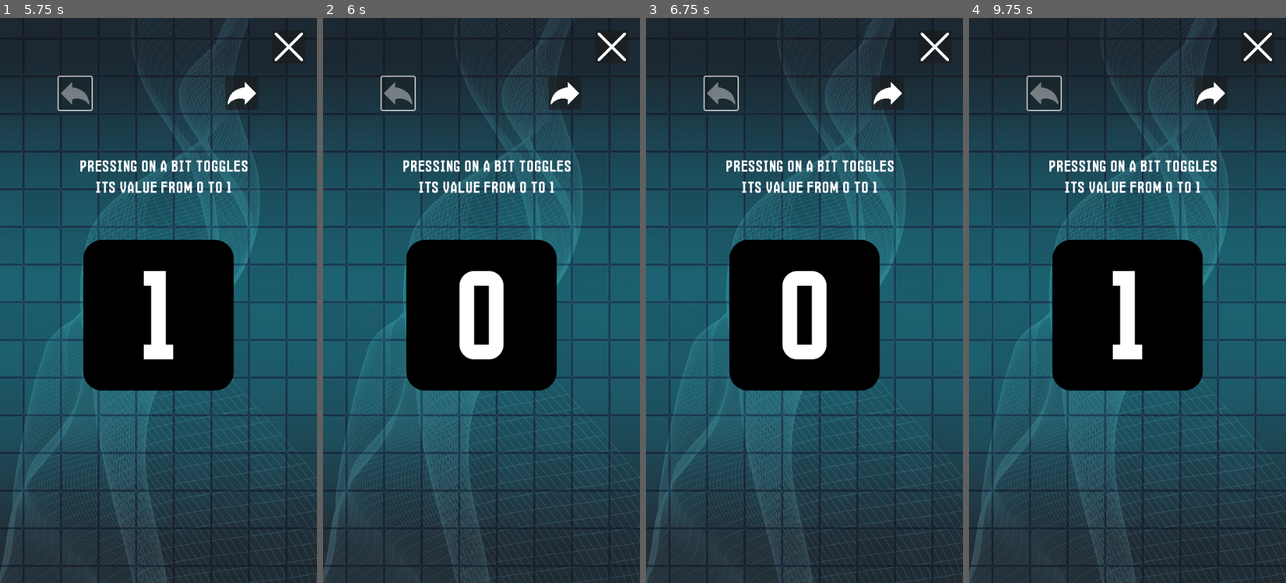
Above: before the commit, frames 1-4 (left to right).
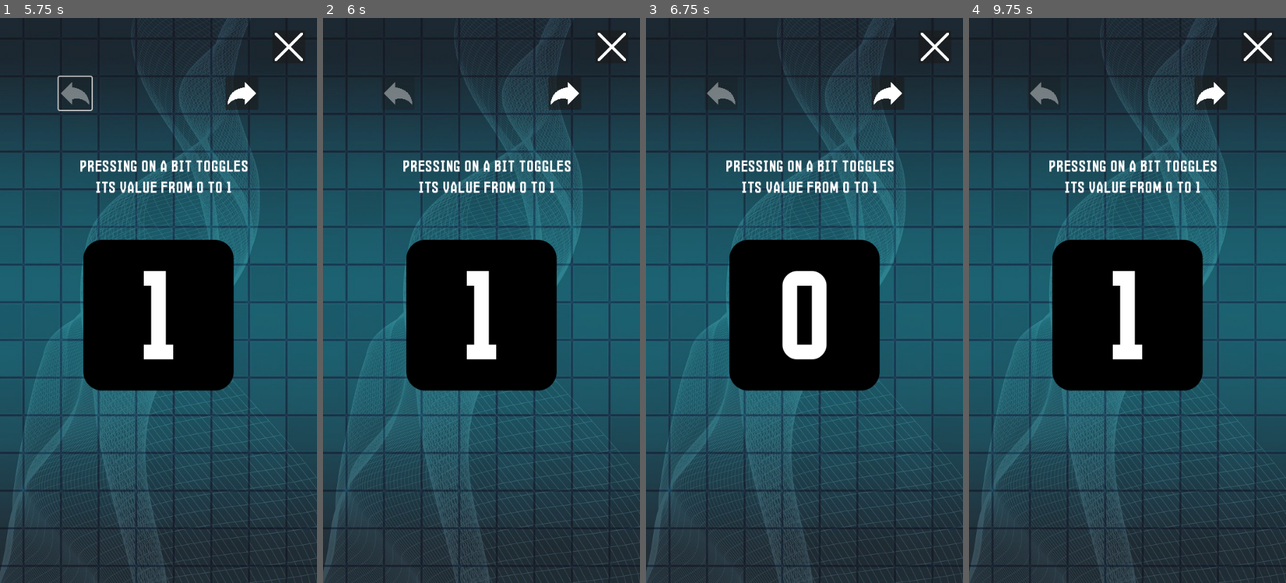
Above: after the commit, the same moments.

Repository: SytonK/off-bit
Game: Godot game, scene res://scenes/UI/menus/main menu/main_menu.tscn
The game is run twice, just before and just after one commit, with the same random seed, the same clock (stepped at 60 frames per second) and the same inputs.
Inputs (mouse positions are in pixels of both pictures, inside the frame that each line leads up to):
- Up to frame 1 (5.75 s): click "Base mode" at 0.5 s; click "Toturial" at 1.25 s; click (158, 317) at 2.02 s; click (240, 91) at 2.75 s; click (240, 91) at 3.5 s; click (76, 91) at 4.25 s; tap Enter at 5 s; drag from (82, 238) to (82, 390) at 5.02 s
- Up to frame 2 (6 s): tap Space at 5.75 s; drag from (481, 317) to (465, 413) at 5.77 s
- Up to frame 3 (6.75 s): tap Enter at 6.5 s; move the mouse to (836, 176) at 6.52 s; press the mouse at (836, 176) at 6.53 s; hold Up (ui_up) from 6.53 s (still down); tap O at 6.6 s
- Up to frame 4 (9.75 s): release Up (ui_up) at 7.25 s; release the mouse at (1159, 176) at 7.25 s; tap Space at 7.25, 8.75 s; drag from (1111, 413) to (1032, 215) at 7.27 s; tap Enter at 8 s; move the mouse to (1222, 385) at 8.02 s; press the mouse at (1222, 385) at 8.03 s; hold Down (ui_down) 8.03-8.75 s; tap Shift at 8.1 s; release the mouse at (1222, 385) at 8.75 s; drag from (1032, 215) to (1127, 317) at 8.77 s; move the mouse to (1143, 300) at 9.52 s; press the mouse at (1143, 300) at 9.53 s; hold Down (ui_down) from 9.53 s (still down)

Frame 1 is identical in both runs. In frame 2, 1.9% of the frame differs, in the area x 18-58%, y 10-61%; in frame 3, 0.1%; in frame 4, 0.1%.

Commit message:
ref/change cell to ui element

Diff:
--- a/project.godot
+++ b/project.godot
@@ -53,6 +53,10 @@
 ]
 }
 
+[input_devices]
+
+pointing/emulate_touch_from_mouse=true
+
 [rendering]
 
 renderer/rendering_method="gl_compatibility"
--- a/scenes/cell/cell.tscn
+++ b/scenes/cell/cell.tscn
@@ -1,18 +1,30 @@
-[gd_scene load_steps=4 format=3 uid="uid://0t555covk0mq"]
+[gd_scene load_steps=3 format=3 uid="uid://0t555covk0mq"]
 
 [ext_resource type="Script" uid="uid://dc73xs3xg8qwp" path="res://scripts/cell/cell.gd" id="1_4gomg"]
 [ext_resource type="Texture2D" uid="uid://bu4ypwiq65uy3" path="res://assets/cell.png" id="2_4gomg"]
 
-[sub_resource type="RectangleShape2D" id="RectangleShape2D_4gomg"]
-size = Vector2(500, 500)
-
-[node name="Cell" type="Node2D"]
+[node name="Cell" type="Control"]
+layout_mode = 3
+anchors_preset = 0
 script = ExtResource("1_4gomg")
 
-[node name="Sprite2D" type="Sprite2D" parent="."]
-texture = ExtResource("2_4gomg")
+[node name="TextureButton" type="TextureButton" parent="."]
+layout_mode = 1
+anchors_preset = 8
+anchor_left = 0.5
+anchor_top = 0.5
+anchor_right = 0.5
+anchor_bottom = 0.5
+offset_left = -256.0
+offset_top = -256.0
+offset_right = 256.0
+offset_bottom = 256.0
+grow_horizontal = 2
+grow_vertical = 2
+texture_normal = ExtResource("2_4gomg")
 
 [node name="Label" type="Label" parent="."]
+layout_mode = 1
 anchors_preset = 8
 anchor_left = 0.5
 anchor_top = 0.5
@@ -29,9 +41,4 @@
 horizontal_alignment = 1
 vertical_alignment = 1
 
-[node name="Area2D" type="Area2D" parent="."]
-
-[node name="CollisionShape2D" type="CollisionShape2D" parent="Area2D"]
-shape = SubResource("RectangleShape2D_4gomg")
-
-[connection signal="input_event" from="Area2D" to="." method="_on_area_2d_input_event"]
+[connection signal="pressed" from="TextureButton" to="." method="_on_texture_button_pressed"]
--- a/scripts/cell/cell.gd
+++ b/scripts/cell/cell.gd
@@ -1,4 +1,4 @@
-class_name Cell extends Node2D
+class_name Cell extends Control
 
 const SIZE: float = 512
 
@@ -16,9 +16,5 @@
 	value = posmod(new_value, modulo)
 	label.text = str(value)
 
-
-func _on_area_2d_input_event(_viewport: Node, event: InputEvent, _shape_idx: int) -> void:
-	if event.is_action_pressed("pressed"):
-		cell_pressed.emit(index)
-	elif event is InputEventScreenTouch and event.is_pressed():
-		cell_pressed.emit(index)
+func _on_texture_button_pressed() -> void:
+	cell_pressed.emit(index)
